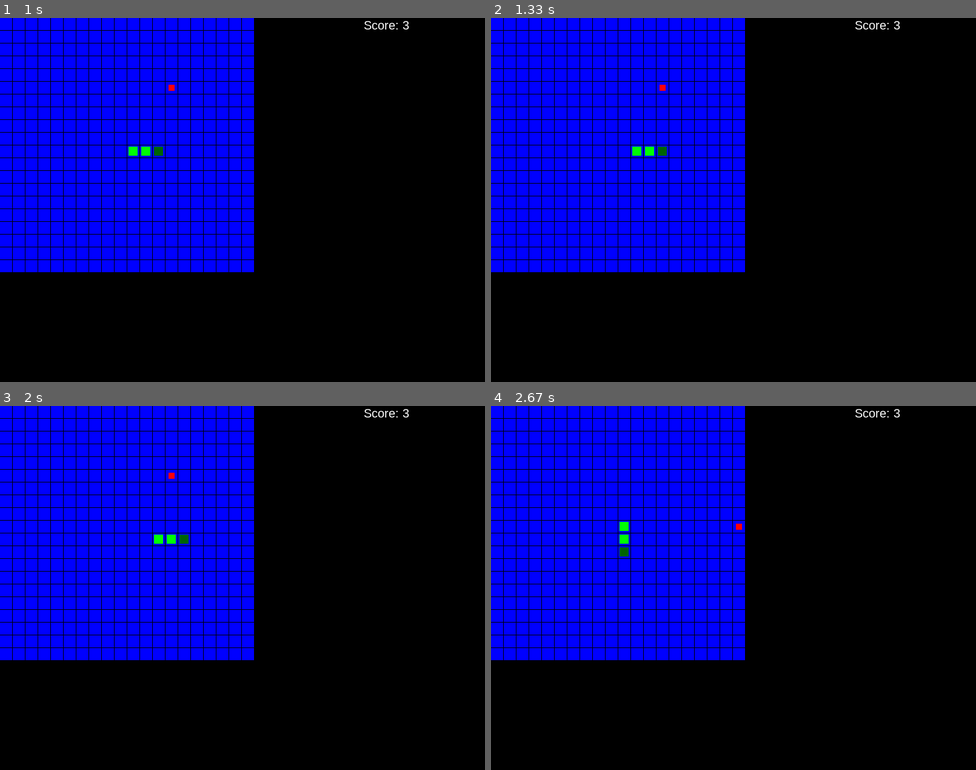
Above: before the commit, frames 1-4 (two rows, left to right).
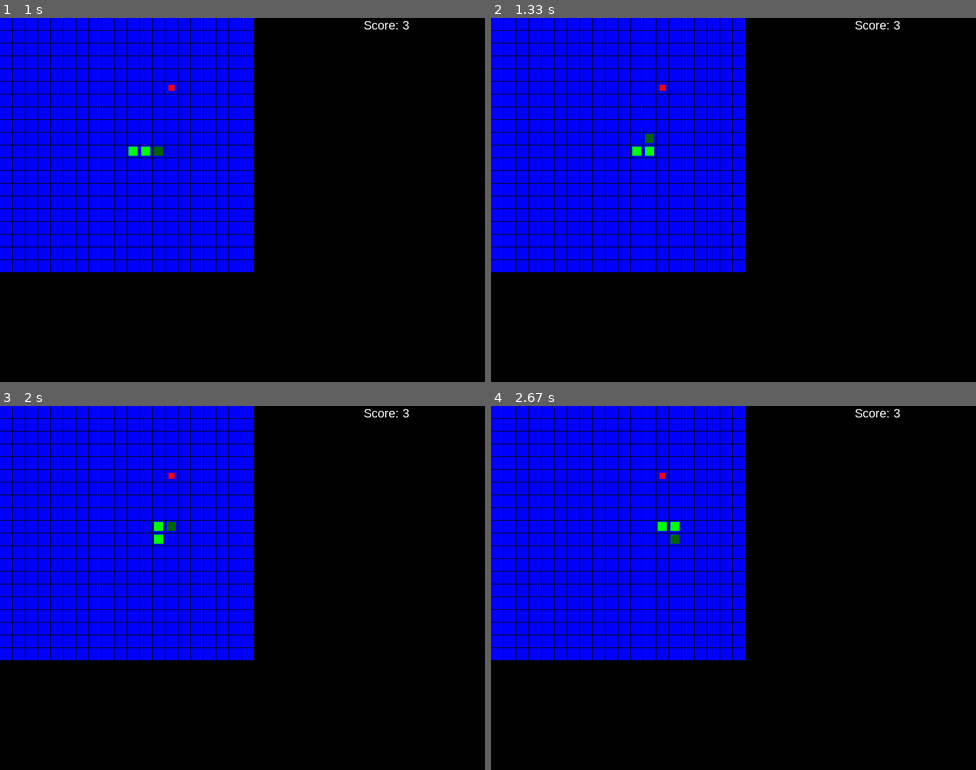
Above: after the commit, the same moments.

Repository: albert-polak/pygame-snake
Game: pygame game, started from main.py
Two runs of this game, one before a commit and one after it. Both use one fixed random seed, a clock stepped at 60 frames per second and the inputs below.
Inputs:
- Up to frame 1 (1 s): hold Right 0.33-0.8 s; hold Up from 0.83 s (still down)
- Up to frame 2 (1.33 s): release Up at 1.13 s; hold Right from 1.17 s (still down)
- Up to frame 3 (2 s): release Right at 1.63 s; hold Left from 1.67 s (still down)
- Up to frame 4 (2.67 s): release Left at 2.2 s; hold Down 2.23-2.53 s; hold Left from 2.57 s (still down)

Frame 1 is identical in both runs. In frame 2, less than 0.1% of the frame differs, in the area x 31-37%, y 31-38%; in frame 3, 0.2%; in frame 4, 0.3%, in the area x 26-52%, y 18-42%.

Commit message:
Added keyboard input buffer.

Diff:
--- a/main.py
+++ b/main.py
@@ -1,7 +1,8 @@
-import numpy
+import numpy as np
 import pygame
 from sys import exit
 import random
+
 
 class Snake:
     def __init__(self):
@@ -80,6 +81,8 @@
         self.espace_dist = 1
 
         self.SCREEN_UPDATE = pygame.USEREVENT
+        self.key_time = pygame.time.get_ticks()
+        self.key_buffer = []
 
         self.snake = Snake()
 
@@ -124,6 +127,17 @@
             print("GAME OVER")
             self.on_init()
 
+    def key_update(self):
+        if self.key_buffer:
+            key = self.key_buffer.pop(0)
+            if key == 'LEFT' and self.snake.direction != 'RIGHT':
+                self.snake.direction = 'LEFT'
+            elif key == 'RIGHT' and self.snake.direction != 'LEFT':
+                self.snake.direction = 'RIGHT'
+            elif key == 'UP' and self.snake.direction != 'DOWN':
+                self.snake.direction = 'UP'
+            elif key == 'DOWN' and self.snake.direction != 'UP':
+                self.snake.direction = 'DOWN'
 
     def on_loop(self):
         pygame.display.update()
@@ -131,6 +145,7 @@
         self.draw_map()
         self.draw_snake()
         self.draw_apple()
+
 
         if self.apple.check_if_eaten():
             self.snake.velocity -= 10
@@ -165,20 +180,40 @@
             return False
 
     def on_event(self, event):
+
         if event.type == pygame.QUIT:
             self._running = False
         if event.type == self.SCREEN_UPDATE:
+            self.key_update()
             self.snake.update_snake_pos()
 
         if event.type == pygame.KEYDOWN:
+            # if pygame.time.get_ticks() - self.key_time > self.snake.velocity:
+            #     if event.key == pygame.K_LEFT and self.snake.direction != 'RIGHT':
+            #         self.key_time = pygame.time.get_ticks()
+            #         self.snake.direction = 'LEFT'
+            #     elif event.key == pygame.K_RIGHT and self.snake.direction != 'LEFT':
+            #         self.key_time = pygame.time.get_ticks()
+            #         self.snake.direction = 'RIGHT'
+            #     elif event.key == pygame.K_UP and self.snake.direction != 'DOWN':
+            #         self.key_time = pygame.time.get_ticks()
+            #         self.snake.direction = 'UP'
+            #     elif event.key == pygame.K_DOWN and self.snake.direction != 'UP':
+            #         self.key_time = pygame.time.get_ticks()
+            #         self.snake.direction = 'DOWN'
             if event.key == pygame.K_LEFT:
-                self.snake.direction = 'LEFT'
-            if event.key == pygame.K_RIGHT:
-                self.snake.direction = 'RIGHT'
-            if event.key == pygame.K_UP:
-                self.snake.direction = 'UP'
-            if event.key == pygame.K_DOWN:
-                self.snake.direction = 'DOWN'
+                if len(self.key_buffer) < 2:
+                    self.key_buffer.append('LEFT')
+            elif event.key == pygame.K_RIGHT:
+                if len(self.key_buffer) < 2:
+                    self.key_buffer.append('RIGHT')
+            elif event.key == pygame.K_UP:
+                if len(self.key_buffer) < 2:
+                    self.key_buffer.append('UP')
+            elif event.key == pygame.K_DOWN:
+                if len(self.key_buffer) < 2:
+                    self.key_buffer.append('DOWN')
+
 
 
 
